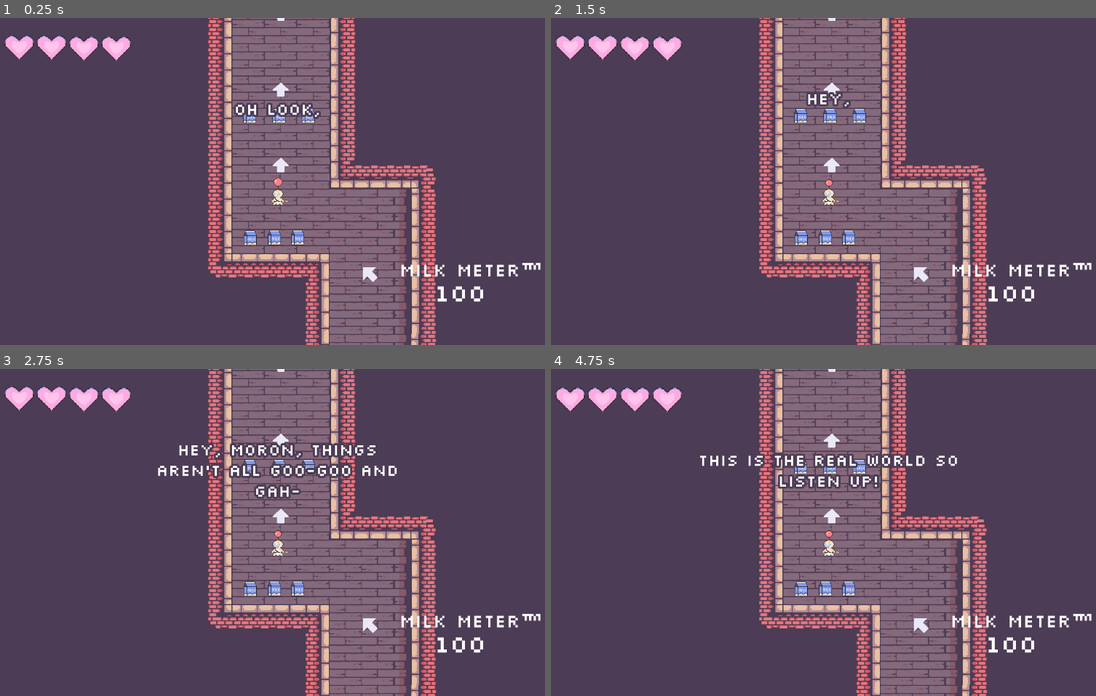
Above: before the commit, frames 1-4 (two rows, left to right).
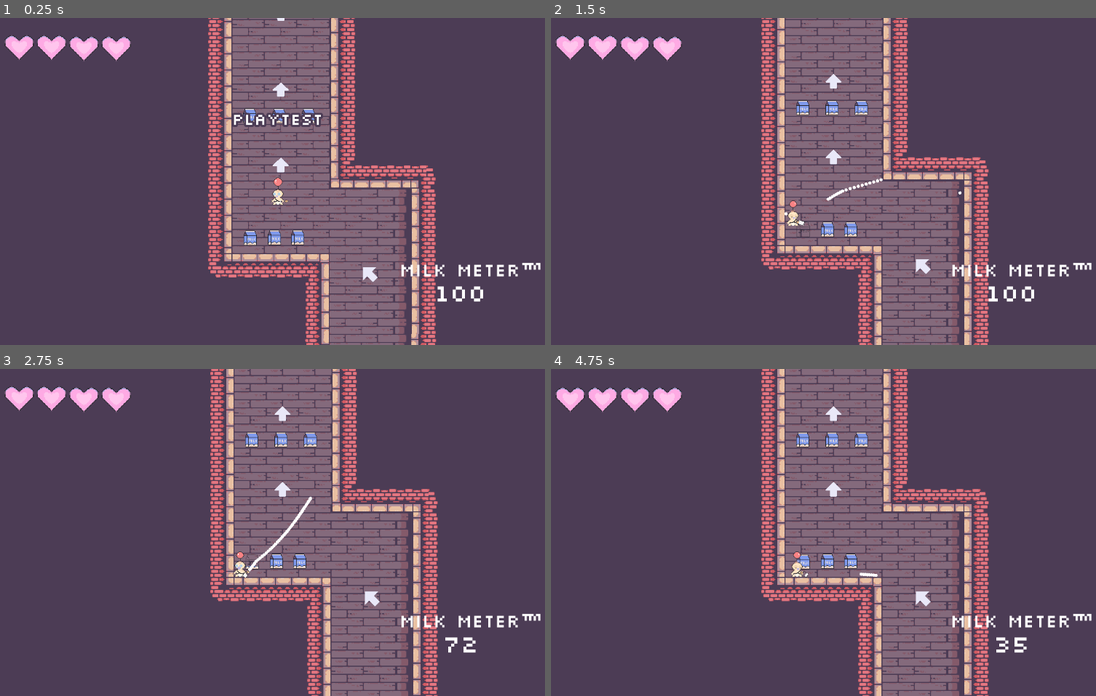
Above: after the commit, the same moments.

Repository: duncwilliams/trust-fund-baby
Game: Godot game, scene res://scenes/main.tscn
Same seed, same stepped clock (60 frames per second), same inputs: the game is played once before the commit and once after it.
Inputs (mouse positions are in pixels of both pictures, inside the frame that each line leads up to):
- Up to frame 1 (0.25 s): no input
- Up to frame 2 (1.5 s): move the mouse to (954, 165) at 0.52 s; press the mouse at (954, 165) at 0.53 s; move the mouse to (714, 197) at 1.27 s; release the mouse at (714, 197) at 1.28 s; click (714, 197) at 1.35 s
- Up to frame 3 (2.75 s): move the mouse to (337, 460) at 2.02 s; press the mouse at (337, 460) at 2.03 s
- Up to frame 4 (4.75 s): move the mouse to (801, 597) at 2.77 s; release the mouse at (801, 597) at 2.78 s; click (801, 597) at 2.85 s; move the mouse to (1003, 581) at 3.52 s; press the mouse at (1003, 581) at 3.53 s; move the mouse to (654, 483) at 4.27 s; release the mouse at (654, 483) at 4.28 s; click (654, 483) at 4.35 s

The runs differ from the first frame. In frame 1, 0.8% of the frame differs, in the area x 42-60%, y 26-34%; in frame 2, 11%; in frame 3, 19%, in the area x 28-89%, y 0-100%; in frame 4, 19%.

Commit message:
royalty free music

Diff:
--- a/scenes/dialogue_controller.tscn
+++ b/scenes/dialogue_controller.tscn
@@ -15,6 +15,7 @@
 size_flags_horizontal = 4
 mouse_filter = 2
 script = ExtResource("1_6486e")
+playtesting = true
 
 [node name="DialogueTextLabel" type="RichTextLabel" parent="." unique_id=1935249066]
 unique_name_in_owner = true
--- a/scenes/enemy.tscn
+++ b/scenes/enemy.tscn
@@ -335,6 +335,7 @@
 script = ExtResource("1_4ra3w")
 
 [node name="AnimatedSprite2D" type="AnimatedSprite2D" parent="." unique_id=634802606]
+process_mode = 3
 sprite_frames = SubResource("SpriteFrames_8qclf")
 animation = &"damage"
 flip_h = true
--- a/scenes/main.tscn
+++ b/scenes/main.tscn
@@ -6,7 +6,8 @@
 [ext_resource type="PackedScene" uid="uid://bma0jh32ox7pj" path="res://scenes/map.tscn" id="5_tbgi4"]
 [ext_resource type="PackedScene" uid="uid://dxhgehgl2qp1" path="res://scenes/enemy.tscn" id="5_tefeu"]
 [ext_resource type="PackedScene" uid="uid://qs56l2yn2row" path="res://scenes/friend.tscn" id="6_tefeu"]
-[ext_resource type="AudioStream" uid="uid://dniadfdp5xlry" path="res://audio/music/Ornstein and Smough - Dark Souls Soundtrack 15.mp3" id="7_o6xl0"]
+[ext_resource type="AudioStream" uid="uid://8i6qplp54c6k" path="res://audio/music/6. Veil of Eternal Nightfall.mp3" id="7_o6xl0"]
+[ext_resource type="AudioStream" uid="uid://bn78w2vnxpt12" path="res://audio/music/fylzarmusicinc-comical-style-music-of-daily-life-in-a-park-536144.mp3" id="8_tipki"]
 
 [node name="Main" type="Node2D" unique_id=246328731]
 script = ExtResource("1_jyhfs")
@@ -70,6 +71,14 @@
 
 [node name="BossMusicPlayer" type="AudioStreamPlayer" parent="." unique_id=1138633503]
 stream = ExtResource("7_o6xl0")
+parameters/looping = true
+
+[node name="BackgroundMusicPlayer" type="AudioStreamPlayer" parent="." unique_id=1265558201]
+process_mode = 3
+stream = ExtResource("8_tipki")
+volume_db = -6.0
+autoplay = true
+parameters/looping = true
 
 [connection signal="arrived_at_second_floor" from="Map" to="." method="_on_map_arrived_at_second_floor"]
 [connection signal="milk_amount_changed" from="Baby" to="." method="_on_baby_milk_amount_changed"]
--- a/scripts/dialogue_controller.gd
+++ b/scripts/dialogue_controller.gd
@@ -5,7 +5,6 @@
 @export var playtesting: bool = false
 @onready var dialogue_text_label: RichTextLabel = %DialogueTextLabel
 var intro_lines: Array[String] = [
-	#"placeholder dialogue"
 	"Oh look, it's a dumb ass baby.",
 	"Hey, moron, things aren’t all goo-goo and gah-gah out here, okay?",
 	"This is the real world so listen up!",
@@ -16,7 +15,6 @@
 	"Trust no one!"
 ]
 var second_floor_lines: Array[String] = [
-	#"placeholder dialogue"
 	"Well, well, well",
 	"Didn't I tell your dumb ass not to trust anyone?",
 	"I am your morally bad and corrupt brother!",
@@ -49,6 +47,7 @@
 
 
 func play_lines():
+	# shorten all dialogue if playtesting
 	if playtesting:
 		current_lines = ["playtesting"]
 
--- a/scripts/enemy.gd
+++ b/scripts/enemy.gd
@@ -6,6 +6,10 @@
 var speed: float = 4.0
 var health: int = 400
 var defeated: bool = false
+
+
+func _ready() -> void:
+	$AnimatedSprite2D.play("idle")
 
 
 func _physics_process(delta: float) -> void:
--- a/scripts/main.gd
+++ b/scripts/main.gd
@@ -14,22 +14,15 @@
 		get_tree().reload_current_scene()
 
 
-func spawn_second_floor_enemy() -> void:
-	$Enemy.enable()
-
-	# commenting this section as I want to have enemy already in scene rather than spawning
-	#var enemy = second_floor_enemy_scene.instantiate()
-	#get_tree().current_scene.add_child(enemy)
-	#enemy.global_position = %SecondFloorEnemySpawnPoint.global_position
-
-
 func _on_baby_milk_amount_changed(new_milk_amount: int) -> void:
 	$Hud.update_milk_amount(new_milk_amount)
 
 
 func _on_map_arrived_at_second_floor() -> void:
 	$Baby.empty_bottle()
+	$BackgroundMusicPlayer.stop()
 	await get_tree().create_timer(2.0).timeout
+	$Enemy.enable()
 	$Hud.play_second_floor_dialogue()
 	$Baby.refill_bottle()
 
@@ -42,7 +35,7 @@
 		GameState.intro_played = true
 
 	elif dialogue_title == "second floor":
-		spawn_second_floor_enemy()
+		#spawn_second_floor_enemy()
 		$Map.disable_invisible_walls()
 		$BossMusicPlayer.play()
 
Not shown, added: audio/music/6. Veil of Eternal Nightfall.mp3.import
Not shown, removed: audio/music/Ornstein and Smough - Dark Souls Soundtrack 15.mp3.import
Not shown, added: audio/music/fylzarmusicinc-comical-style-music-of-daily-life-in-a-park-536144.mp3.import
Not shown, added: audio/music/6. Veil of Eternal Nightfall.mp3
Not shown, removed: audio/music/Ornstein and Smough - Dark Souls Soundtrack 15.mp3
Not shown, added: audio/music/fylzarmusicinc-comical-style-music-of-daily-life-in-a-park-536144.mp3
